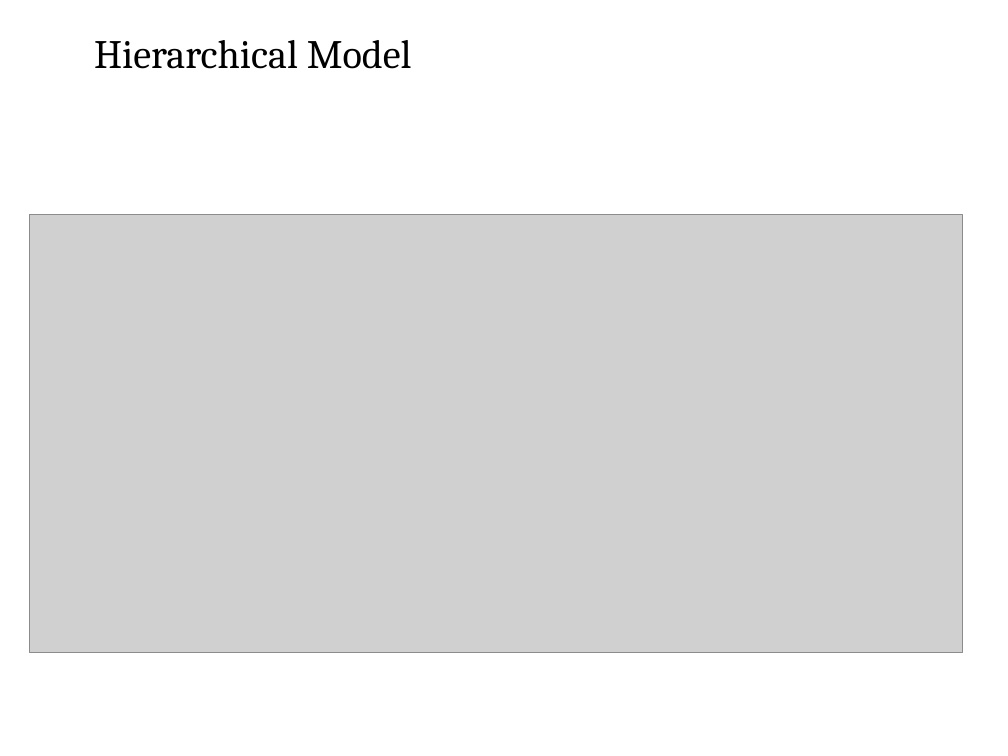
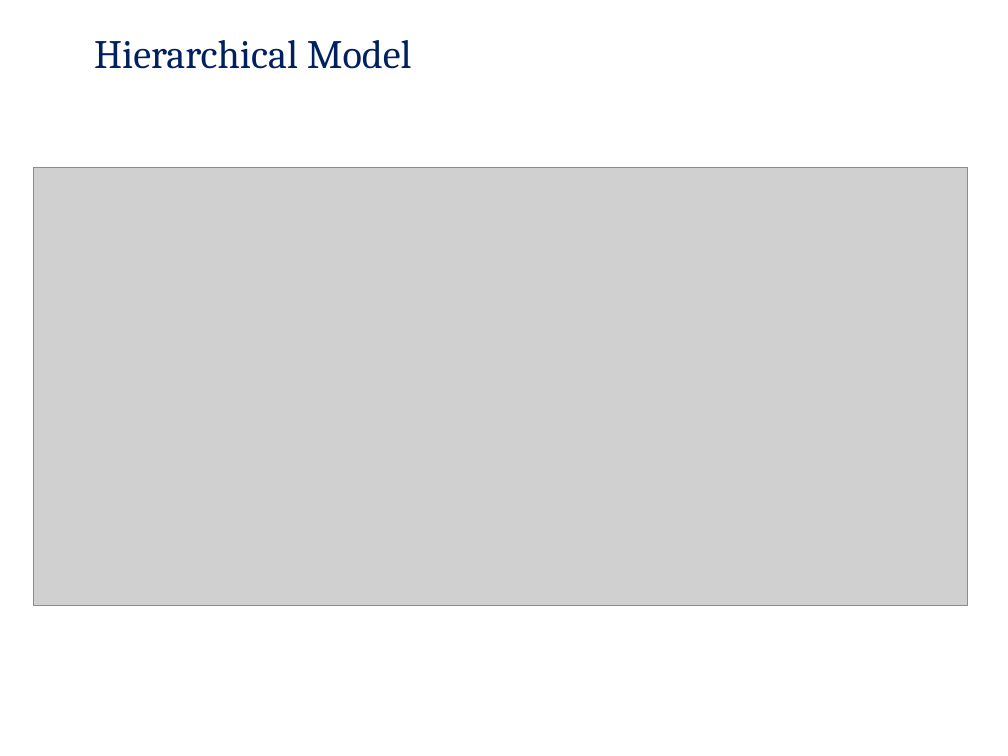
Before and after one commit to pankajfri/Training-Materials, a slide deck: slide 19 of Advanced Web Technologies/Database Concepts/Session1.pptx (slide 9 before the commit). Drawn at 1008x756 pixels with LibreOffice and Linux fonts; fonts in the diff are those of the drawing; grey boxes stand for pictures; background and template pictures are left out. Boxes give left, top, right and bottom in pixels: in the first picture for what was removed or moved away, otherwise in the second. Text is boxed around its words. In the diff, an @@ line names an element or a change of style, - is before the commit and + after.

```diff
--- a/Advanced Web Technologies/Database Concepts/Session1.pptx
+++ b/Advanced Web Technologies/Database Concepts/Session1.pptx
@@ title "Hierarchical Model" at (94,40,412,69): text colour #000000 to #002060 @@
@@ picture: place and size @@
-picture at (29,215,963,652)
+picture at (33,168,967,606)
```
Also in this commit, not shown: 10 other slides changed, 12 slides added, 9 slides removed, 13 other files.
